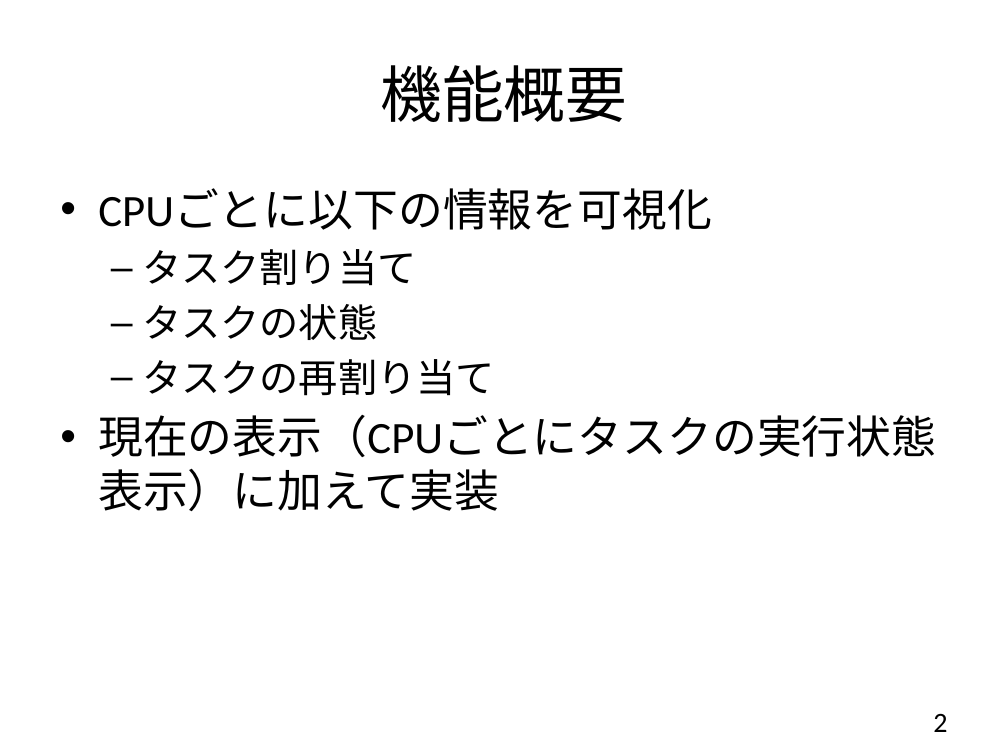
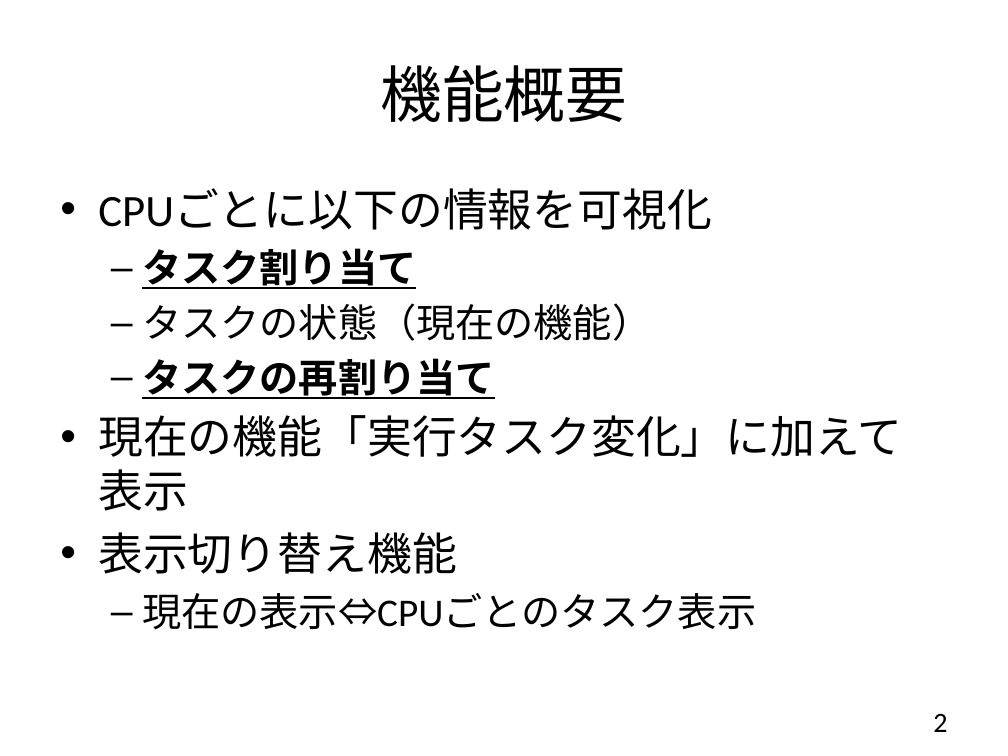
Before and after one commit to YixiaoLi/tlv4mc, a slide deck: slide 2 of doc/phase3/外部仕様書/task_per_cpu.pptx. Drawn at 1008x756 pixels with LibreOffice and Linux fonts; fonts in the diff are those of the drawing. Boxes give left, top, right and bottom in pixels: in the first picture for what was removed or moved away, otherwise in the second. Text is boxed around its words. In the diff, an @@ line names an element or a change of style, - is before the commit and + after.

```diff
--- a/doc/phase3/外部仕様書/task_per_cpu.pptx
+++ b/doc/phase3/外部仕様書/task_per_cpu.pptx
@@ text at (x1=142, y1=248, x2=494, y2=399): bold on, underline on in "タスク割り当て", "タスクの再割り当て" @@
@@ text at (x1=142, y1=303, x2=651, y2=341): text changed @@
-  – タスクの状態
+  – タスクの状態（現在の機能）
@@ text at (x1=98, y1=415, x2=902, y2=630): text changed @@
-• 現在の表示（CPUごとにタスクの実行状態表示）に加えて実装
+• 現在の機能「実行タスク変化」に加えて表示
+• 表示切り替え機能
+  – 現在の表示⇔CPUごとのタスク表示
```
Also in this commit, not shown: 3 other slides changed, 5 slides added, 1 slide removed.
